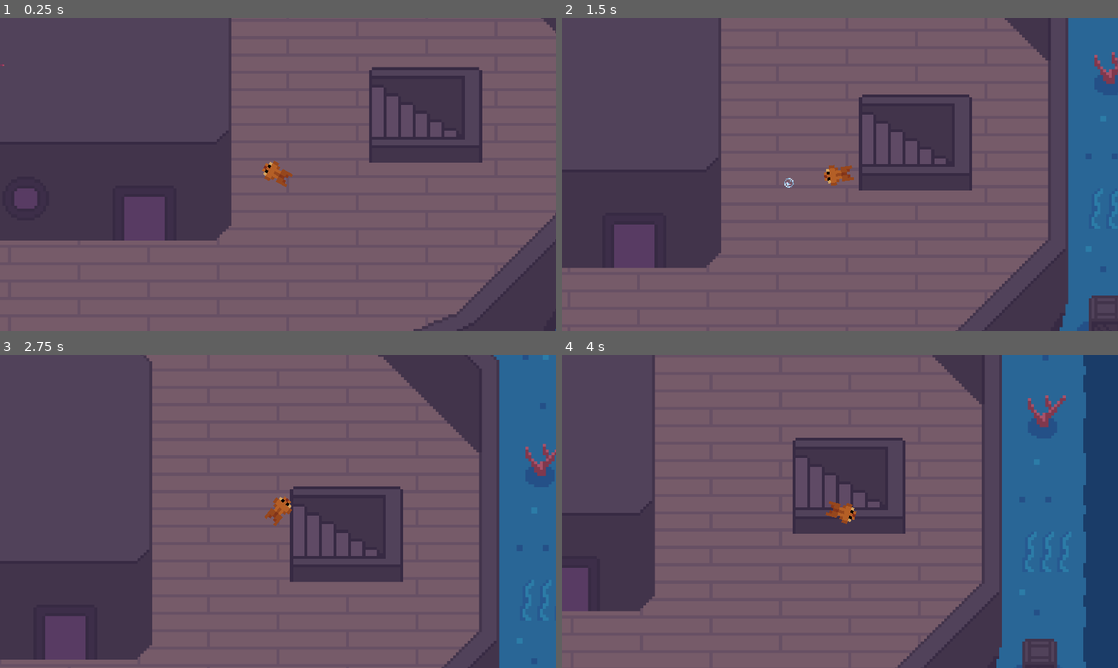
Above: before the commit, frames 1-4 (two rows, left to right).
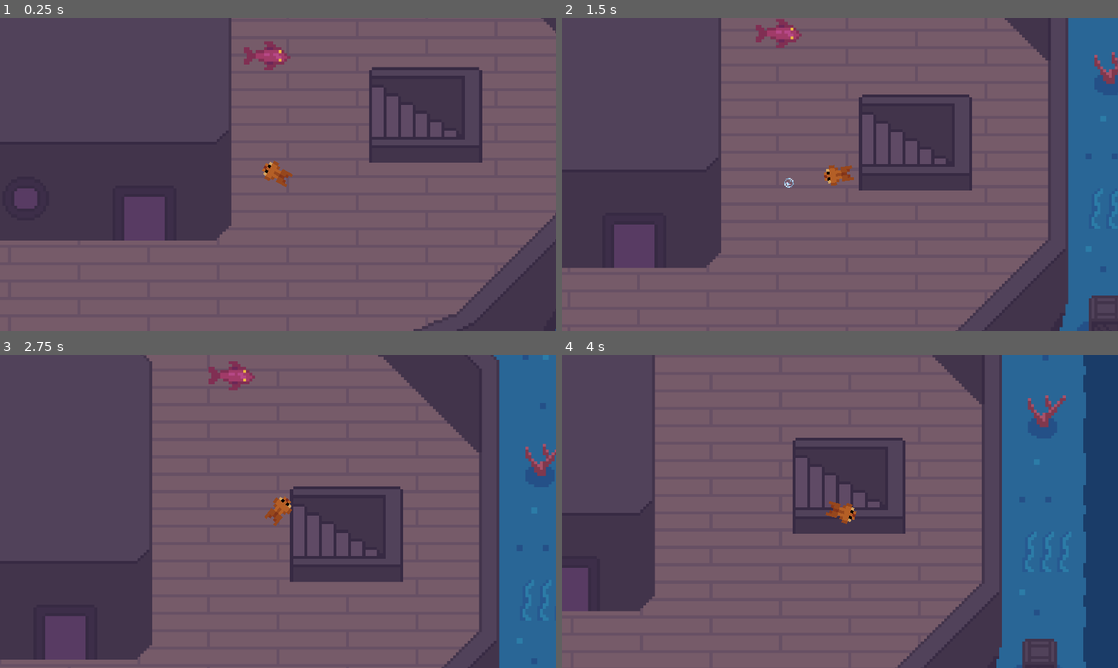
Above: after the commit, the same moments.

Repository: canaryincoalmine/Fish-Society-and-its-Bubbles
Game: Godot game, scene res://Code/Screens/Level 1.tscn
Two runs of this game, one before a commit and one after it. Both use one fixed random seed, a clock stepped at 60 frames per second and the inputs below. This scene is started directly instead of the project's main scene.
Inputs (mouse positions are in pixels of both pictures, inside the frame that each line leads up to):
- Up to frame 1 (0.25 s): no input
- Up to frame 2 (1.5 s): move the mouse to (962, 158) at 0.52 s; tap Space (dash) at 0.6 s; move the mouse to (728, 190) at 1.27 s; click (728, 190) at 1.35 s
- Up to frame 3 (2.75 s): move the mouse to (333, 442) at 2.02 s; tap Space (dash) at 2.1 s
- Up to frame 4 (4 s): move the mouse to (812, 574) at 2.77 s; click (812, 574) at 2.85 s; move the mouse to (1006, 558) at 3.52 s; tap Space (dash) at 3.6 s

The runs differ from the first frame. In frame 1, 0.4% of the frame differs, in the area x 0-53%, y 7-17%; in frame 2, 0.4%; in frame 3, 0.4%; in frame 4, nothing differs.

Commit message:
Added enemy tracking player

Diff:
--- a/Code/Enemies/Cod/Cod.tscn
+++ b/Code/Enemies/Cod/Cod.tscn
@@ -1,5 +1,6 @@
-[gd_scene load_steps=8 format=3 uid="uid://74lnysi4i3b7"]
+[gd_scene load_steps=9 format=3 uid="uid://74lnysi4i3b7"]
 
+[ext_resource type="Script" path="res://Code/Enemies/Cod/cod.gd" id="1_2dsa0"]
 [ext_resource type="Texture2D" uid="uid://cm3kc8tyy24nq" path="res://Sprites/Entities/Enemies/Cod swim.png" id="1_iuvha"]
 
 [sub_resource type="AtlasTexture" id="AtlasTexture_h7yoc"]
@@ -42,6 +43,7 @@
 size = Vector2(13, 6)
 
 [node name="Cod" type="CharacterBody2D"]
+script = ExtResource("1_2dsa0")
 
 [node name="AnimatedSprite2D" type="AnimatedSprite2D" parent="."]
 sprite_frames = SubResource("SpriteFrames_pimfg")
--- a/Code/Screens/Level 1.tscn
+++ b/Code/Screens/Level 1.tscn
@@ -18,13 +18,6 @@
 
 [node name="Main" type="Node2D"]
 script = ExtResource("1_p740o")
-
-[node name="Player" parent="." instance=ExtResource("1_jh7pn")]
-top_level = true
-position = Vector2(973, 389)
-scale = Vector2(10, 10)
-
-[node name="Camera2D" type="Camera2D" parent="Player"]
 
 [node name="UnderwaterStairsTopLayer" type="Sprite2D" parent="."]
 position = Vector2(1467, 179)
@@ -82,4 +75,14 @@
 [node name="CollisionPolygon2D" type="CollisionPolygon2D" parent="NavigationRegion2D/UnderwaterStairs/StaticBody2D"]
 polygon = PackedVector2Array(-19.5, 15.9, 18.9, 16.2, 18.8, -13.2, -19.7, -13.3, -19.5, -11, 12.3, 5.4, 14.4, 11.7, -19.5, 11.7)
 
-[node name="Cod" parent="." instance=ExtResource("7_5okh8")]
+[node name="Player" parent="." instance=ExtResource("1_jh7pn")]
+top_level = true
+position = Vector2(973, 389)
+scale = Vector2(10, 10)
+
+[node name="Camera2D" type="Camera2D" parent="Player"]
+
+[node name="Cod" parent="." node_paths=PackedStringArray("target_to_chase") instance=ExtResource("7_5okh8")]
+position = Vector2(900, 0)
+scale = Vector2(10, 10)
+target_to_chase = NodePath("../Player")
